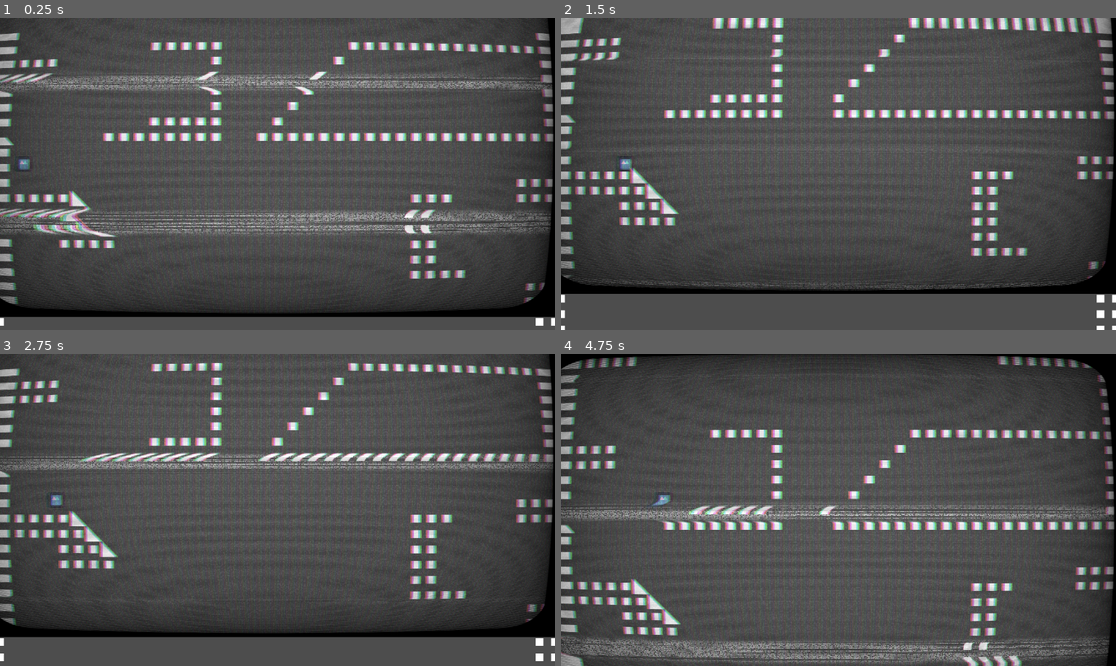
Above: before the commit, frames 1-4 (two rows, left to right).
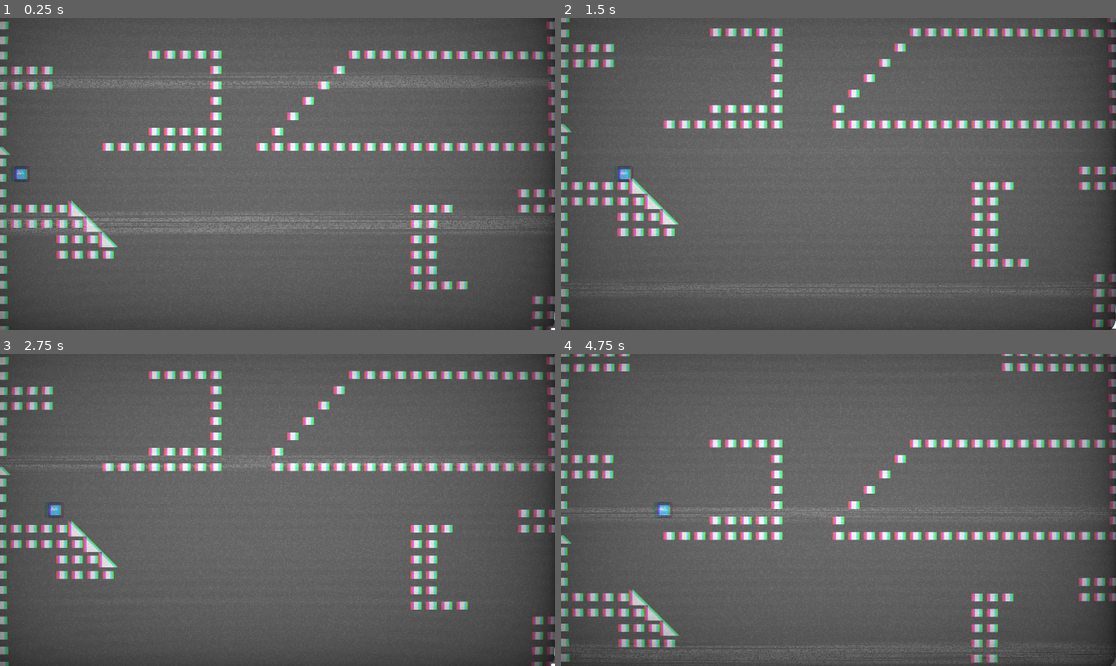
Above: after the commit, the same moments.

Repository: dancroker/Hue-Protocol
Game: Godot game, scene res://scene/main.tscn
Same seed, same stepped clock (60 frames per second), same inputs: the game is played once before the commit and once after it. The engine's default icon, where the game draws it, is replaced by a stand-in: a white triangle on a blue panel in a dark square.
Inputs:
- Up to frame 1 (0.25 s): no input
- Up to frame 2 (1.5 s): tap Enter (ui_accept) at 0.5, 0.77 s; hold Right (ui_right) from 0.53 s (still down); tap 2 (Mask Blue) at 0.6 s; tap 1 (Mask Red) at 1.35 s
- Up to frame 3 (2.75 s): tap Enter (ui_accept) at 1.52 s; release Right (ui_right) at 2.03 s; hold Left (ui_left) from 2.03 s (still down); tap 2 (Mask Blue) at 2.1 s
- Up to frame 4 (4.75 s): release Left (ui_left) at 2.78 s; hold Right (ui_right) 2.78-4.28 s; tap 1 (Mask Red) at 2.85, 4.35 s; tap Enter (ui_accept) at 3.02, 3.77, 4.52 s; tap 2 (Mask Blue) at 3.6 s; hold Left (ui_left) from 4.28 s (still down)

The runs differ from the first frame. In frame 1, 53% of the frame differs, in the area x 0-100%, y 0-100%; in frame 2, 51%; in frame 3, 50%; in frame 4, 54%.

Commit message:
test push opaque= transparent

Diff:
--- a/scene/main.tscn
+++ b/scene/main.tscn
@@ -239,24 +239,24 @@
 [sub_resource type="ShaderMaterial" id="ShaderMaterial_wp4xf"]
 shader = SubResource("Shader_v0l8b")
 shader_parameter/overlay = true
-shader_parameter/scanlines_opacity = 0.4
+shader_parameter/scanlines_opacity = 0.12400000589
 shader_parameter/scanlines_width = 0.2210000104975
-shader_parameter/grille_opacity = 0.234000011115
+shader_parameter/grille_opacity = 0.0
 shader_parameter/resolution = Vector2(640, 480)
 shader_parameter/pixelate = false
 shader_parameter/roll = true
 shader_parameter/roll_speed = 8.0
 shader_parameter/roll_size = 15.0
 shader_parameter/roll_variation = 1.8
-shader_parameter/distort_intensity = 0.05
-shader_parameter/noise_opacity = 0.4
+shader_parameter/distort_intensity = 0.0
+shader_parameter/noise_opacity = 0.18800000893
 shader_parameter/noise_speed = 5.0
 shader_parameter/static_noise_intensity = 0.06
 shader_parameter/aberration = 0.03
 shader_parameter/brightness = 1.4
-shader_parameter/discolor = true
-shader_parameter/warp_amount = 0.3190000151525
-shader_parameter/clip_warp = false
+shader_parameter/discolor = false
+shader_parameter/warp_amount = 0.050000002375
+shader_parameter/clip_warp = true
 shader_parameter/vignette_intensity = 0.4
 shader_parameter/vignette_opacity = 0.5
 
@@ -267,7 +267,6 @@
 scale = Vector2(0.25, 0.25)
 
 [node name="Camera2D" type="Camera2D" parent="CharacterBody2D" unique_id=1000464645]
-position = Vector2(137, 85)
 offset = Vector2(-65.34, 0)
 limit_left = 676
 limit_right = 576
@@ -275,10 +274,12 @@
 
 [node name="TileMpaSwitchNode" parent="." unique_id=460489873 instance=ExtResource("3_brvut")]
 
-[node name="ColorRect" type="ColorRect" parent="." unique_id=443587593]
+[node name="CanvasLayer" type="CanvasLayer" parent="." unique_id=2019587054]
+
+[node name="ColorRect" type="ColorRect" parent="CanvasLayer" unique_id=443587593]
 material = SubResource("ShaderMaterial_wp4xf")
-offset_left = -68.0
-offset_top = -347.0
-offset_right = 1146.0
-offset_bottom = 392.0
+offset_left = -56.0
+offset_top = -71.0
+offset_right = 1158.0
+offset_bottom = 668.0
 script = ExtResource("2_wp4xf")
--- a/scripts/crt_effect.gd
+++ b/scripts/crt_effect.gd
@@ -1,6 +1,8 @@
 extends ColorRect
 var MIN_X
-@onready var camera_2d: Camera2D = $"../CharacterBody2D/Camera2D"
+
+
+
 
 
 # Called when the node enters the scene tree for the first time.
